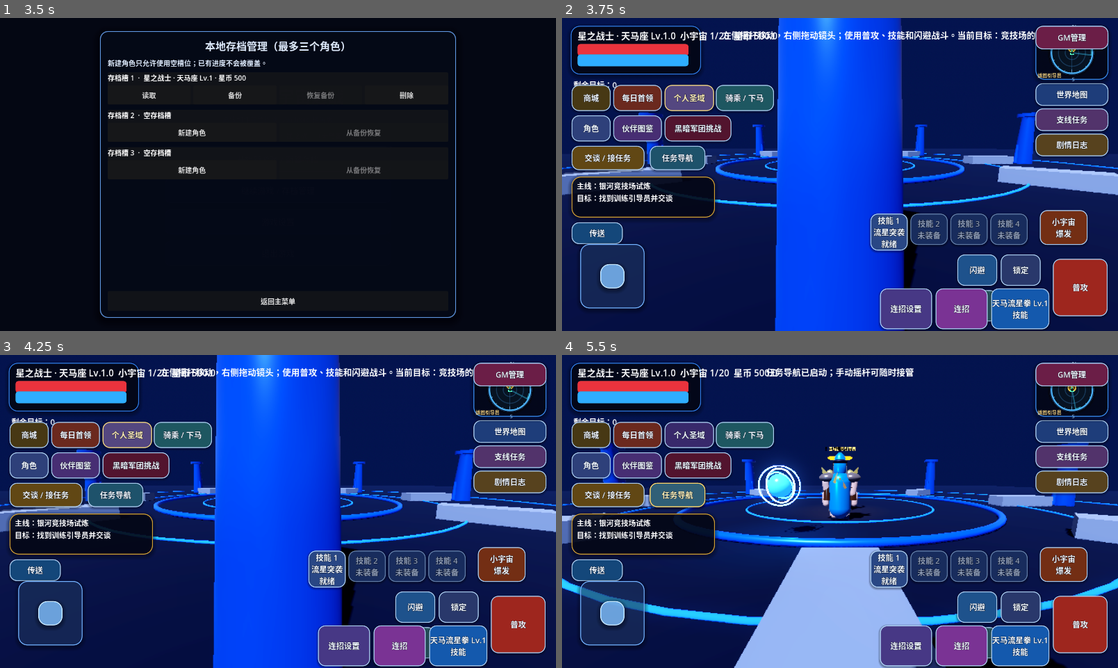
Above: before the commit, frames 1-4 (two rows, left to right).
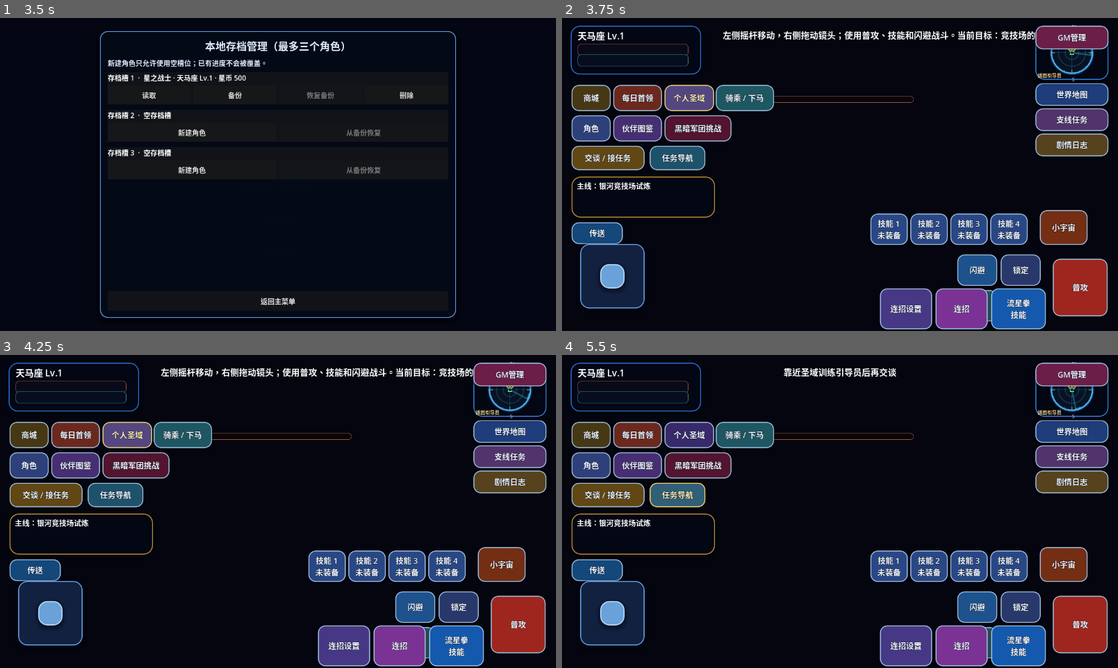
Above: after the commit, the same moments.

Repository: Qazwesrd/Saint-Seiya-Universe-War
Game: Godot game, scene res://scenes/main_menu.tscn
The game is run twice, just before and just after one commit, with the same random seed, the same clock (stepped at 60 frames per second) and the same inputs.
Inputs:
- Up to frame 1 (3.5 s): click "开始新游戏 / 新建存档" at 0.5 s; click "开始新游戏 / 新建存档" at 1.25 s; click "继续游戏 / 存档管理" at 2 s; click "游戏设置" at 2.75 s
- Up to frame 2 (3.75 s): click "读取" at 3.5 s
- Up to frame 3 (4.25 s): no input
- Up to frame 4 (5.5 s): click "交谈 / 接任务" at 4.25 s; click "任务导航" at 5 s

Frame 1 is identical in both runs. In frame 2, 72% of the frame differs, in the area x 0-100%, y 0-100%; in frame 3, 72%; in frame 4, 73%.
Error after the commit: Parse Error: Cannot infer the type of "star_x" variable because the value doesn't have a set type. (res://scripts/player.gd:953)

Commit message:
Add distinct Dark and Platinum armor silhouettes

Diff:
--- a/game/scripts/player.gd
+++ b/game/scripts/player.gd
@@ -922,6 +922,38 @@
     var chest_gem := _add_armor_piece(chest_gem_mesh, Vector3(0.0, 1.31, -0.505), Vector3.ONE, stage_trim_color.lightened(0.18), 0.98, "chest")
     chest_gem.rotation.z = PI
     armor_gem_nodes.append(chest_gem)
+
+    # Dark and Platinum tiers receive distinct silhouette pieces, not only palette swaps.
+    if stage_id == "dark_cloth":
+        var void_crescent_mesh := TorusMesh.new()
+        void_crescent_mesh.inner_radius = 0.54
+        void_crescent_mesh.outer_radius = 0.60
+        var void_crescent := _add_armor_piece(void_crescent_mesh, Vector3(0.0, 1.52, 0.34), Vector3(1.0, 1.0, 0.72), stage_trim_color, 1.0, "chest")
+        void_crescent.rotation.x = deg_to_rad(72.0)
+        var void_material := void_crescent.material_override as StandardMaterial3D
+        void_material.emission_enabled = true
+        void_material.emission = stage_trim_color * (0.28 if bool(stage_state.get("awakened", false)) else 0.14)
+        var void_blade_mesh := PrismMesh.new()
+        void_blade_mesh.size = Vector3(0.16, 0.62, 0.13)
+        for blade_side in [-1.0, 1.0]:
+            var void_blade := _add_armor_piece(void_blade_mesh, Vector3(blade_side * 0.62, 1.48, 0.28), Vector3(1.0, 1.0, 0.8), stage_metal_color.lightened(0.22), stage_metallic, "chest")
+            void_blade.rotation.z = -blade_side * 0.42
+    elif stage_id == "platinum":
+        var platinum_halo_mesh := TorusMesh.new()
+        platinum_halo_mesh.inner_radius = 0.30
+        platinum_halo_mesh.outer_radius = 0.36
+        var platinum_halo := _add_armor_piece(platinum_halo_mesh, Vector3(0.0, 2.22, 0.02), Vector3(1.0, 1.0, 0.72), stage_trim_color, 1.0, "head")
+        var platinum_halo_material := platinum_halo.material_override as StandardMaterial3D
+        platinum_halo_material.emission_enabled = true
+        platinum_halo_material.emission = stage_trim_color * (0.42 if bool(stage_state.get("awakened", false)) else 0.22)
+        var platinum_star_mesh := PrismMesh.new()
+        platinum_star_mesh.size = Vector3(0.12, 0.26, 0.075)
+        for star_side in [-1.0, 1.0]:
+            for star_index in range(3):
+                var star_x := star_side * (0.30 + float(star_index) * 0.12)
+                var star_y := 1.12 + float(star_index) * 0.18
+                var platinum_star := _add_armor_piece(platinum_star_mesh, Vector3(star_x, star_y, -0.49), Vector3.ONE, stage_trim_color, 1.0, "chest")
+                platinum_star.rotation.z = -star_side * (0.18 + float(star_index) * 0.16)
     var belt_gem_mesh := PrismMesh.new()
     belt_gem_mesh.size = Vector3(0.13, 0.16, 0.06)
     var belt_gem := _add_armor_piece(belt_gem_mesh, Vector3(0.0, 0.72, -0.39), Vector3.ONE, accent.lightened(0.2), 0.96, "waist")
